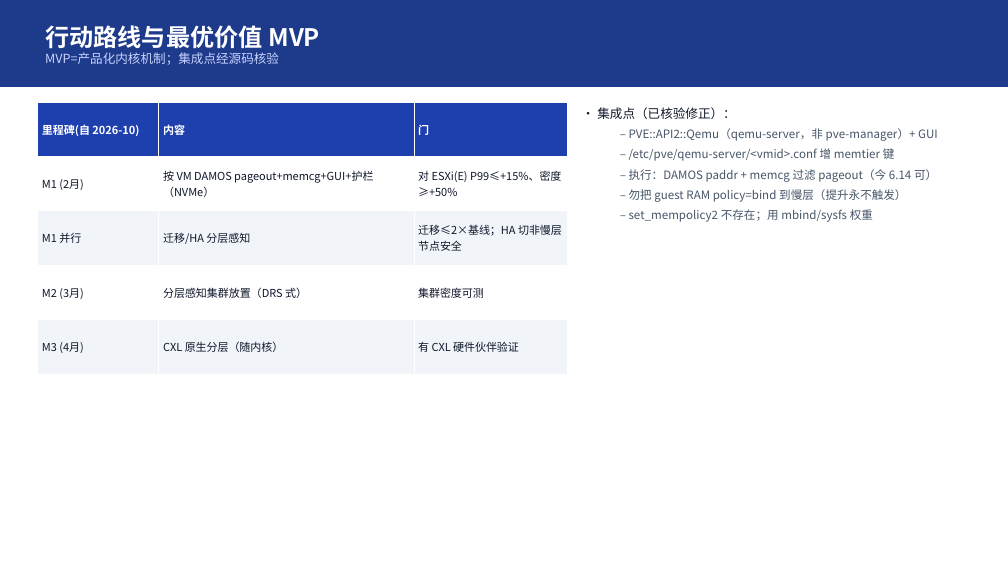
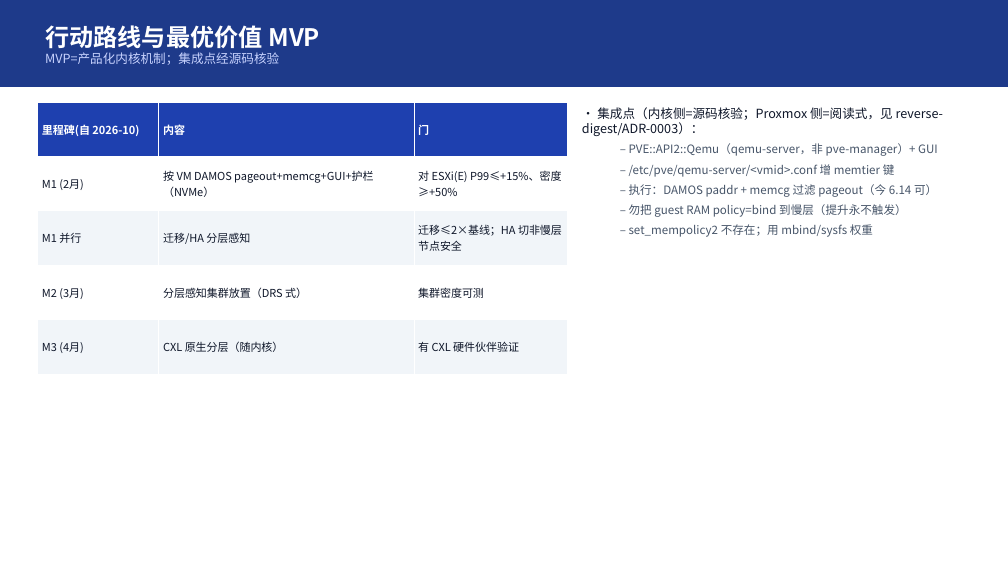
Before and after one commit to turtacn/storm, a slide deck: slide 10 of docs/harness-sop/examples/memory-tiring-p2v/mt-v1.pptx. Drawn at 1008x567 pixels with LibreOffice and Linux fonts; fonts in the diff are those of the drawing. Boxes give left, top, right and bottom in pixels: in the first picture for what was removed or moved away, otherwise in the second. Text is boxed around its words. In the diff, an @@ line names an element or a change of style, - is before the commit and + after.

```diff
--- a/docs/harness-sop/examples/memory-tiring-p2v/mt-v1.pptx
+++ b/docs/harness-sop/examples/memory-tiring-p2v/mt-v1.pptx
@@ text at bbox=[582, 107, 943, 136]: text changed @@
-• 集成点（已核验修正）：
+• 集成点（内核侧=源码核验；Proxmox 侧=阅读式，见 reverse-digest/ADR-0003）：
```
Also in this commit, not shown: 3 other slides changed, 6 other files.
